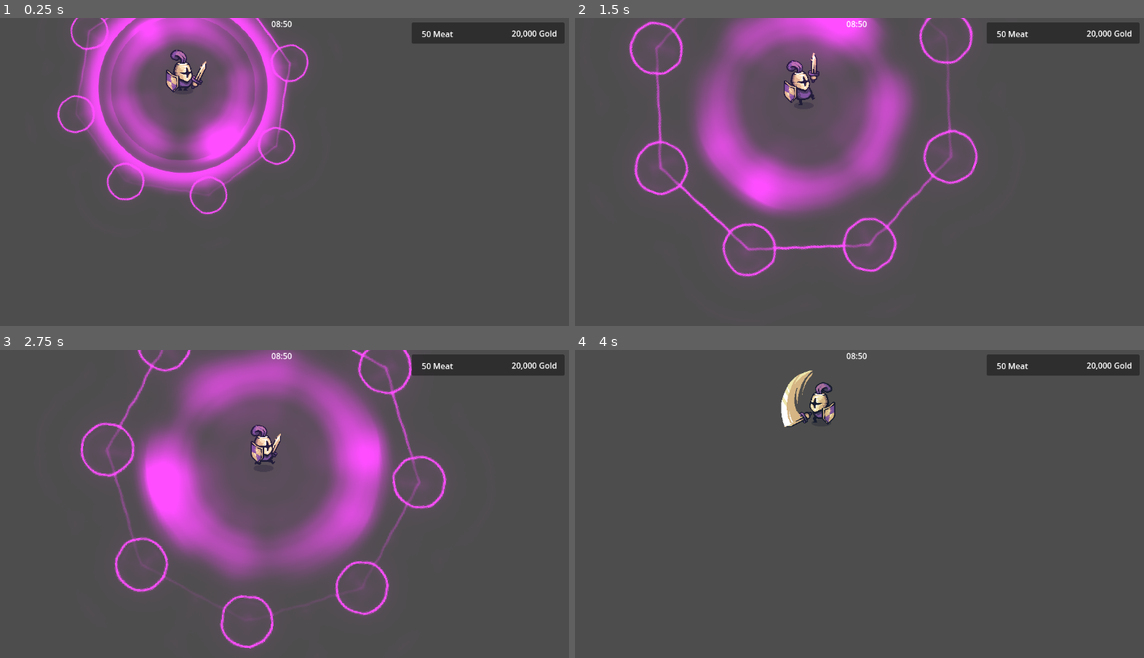
Above: before the commit, frames 1-4 (two rows, left to right).
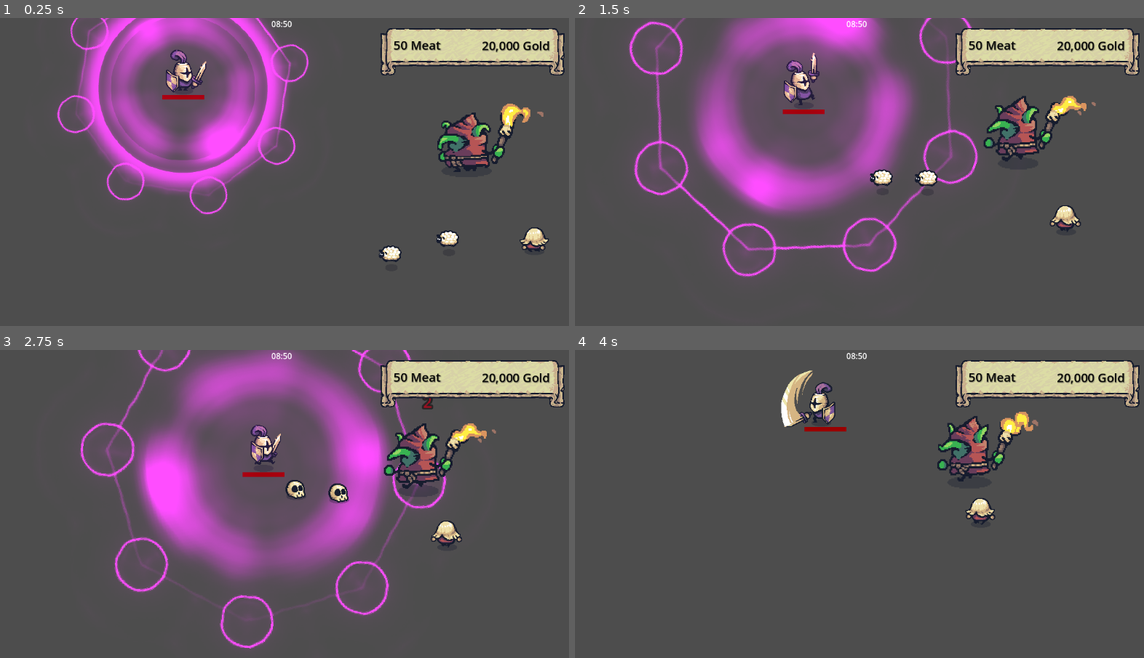
Above: after the commit, the same moments.

Repository: eugeniodomi/Bootcamp-Santander-DIO
Game: Godot game, scene res://test_scenes/test_ui.tscn
Two runs of this game, one before a commit and one after it. Both use one fixed random seed, a clock stepped at 60 frames per second and the inputs below. The project has no main scene, so this scene is started directly.
Inputs (mouse positions are in pixels of both pictures, inside the frame that each line leads up to):
- Up to frame 1 (0.25 s): no input
- Up to frame 2 (1.5 s): move the mouse to (984, 165) at 0.52 s; hold D (move_right) 0.53-1.28 s; click (984, 165) at 0.6 s; move the mouse to (740, 196) at 1.27 s; hold S (move_down) from 1.28 s (still down); click (740, 196) at 1.35 s
- Up to frame 3 (2.75 s): move the mouse to (341, 442) at 2.02 s; release S (move_down) at 2.03 s; hold D (move_right) from 2.03 s (still down); click (341, 442) at 2.1 s
- Up to frame 4 (4 s): move the mouse to (825, 577) at 2.77 s; release D (move_right) at 2.78 s; hold W (move_up) 2.78-3.53 s; click (825, 577) at 2.85 s; move the mouse to (1030, 562) at 3.52 s; hold A (move_left) from 3.53 s (still down); click (1030, 562) at 3.6 s

The runs differ from the first frame. In frame 1, 6.9% of the frame differs, in the area x 28-100%, y 1-80%; in frame 2, 6.9%; in frame 3, 6.9%; in frame 4, 6.6%.

Commit message:
feature: damage_digit
Aparecer dano nos inimigos ao golpea-los com a espada

Diff:
--- a/enemies/enemy.gd
+++ b/enemies/enemy.gd
@@ -1,10 +1,14 @@
 class_name Enemy
 extends Node2D
 
-
 @export var health: int = 10
 @export var death_prefab: PackedScene
+var damage_digit_prefab: PackedScene
 
+@onready var damage_digit_marker = $DamageDigitMarker
+
+func _ready():
+	damage_digit_prefab = preload("res://misc/damage_digit.tscn") #damage digit, acessando cena
 
 
 func damage(amount: int) -> void:
@@ -20,6 +24,15 @@
 	tween.set_trans(Tween.TRANS_QUINT)
 	tween.tween_property(self, "modulate", Color.WHITE, 0.3)
 
+	#Criar DamageDigit
+	var damage_digit = damage_digit_prefab.instantiate()
+	damage_digit.value = amount
+	if damage_digit_marker:
+		damage_digit.global_position = damage_digit_marker.global_position
+	else:
+		damage_digit.global_position = global_position
+	get_parent().add_child(damage_digit)
+
 	# Processar morte
 	if health <= 0:
 		die()
--- a/enemies/goblin.tscn
+++ b/enemies/goblin.tscn
@@ -79,3 +79,6 @@
 [node name="Follow_Player" type="Node" parent="."]
 script = ExtResource("4_pr4rh")
 speed = 0.4
+
+[node name="DamageDigitMarker" type="Marker2D" parent="."]
+position = Vector2(0, -73)
--- a/enemies/pawn.tscn
+++ b/enemies/pawn.tscn
@@ -78,3 +78,6 @@
 [node name="Follow_Player" type="Node" parent="."]
 script = ExtResource("1_6hpl5")
 speed = 0.75
+
+[node name="DamageDigitMarker" type="Marker2D" parent="."]
+position = Vector2(0, -38)
--- a/enemies/sheep.tscn
+++ b/enemies/sheep.tscn
@@ -79,3 +79,6 @@
 [node name="Follow_Player" type="Node" parent="."]
 script = ExtResource("4_xdlx7")
 speed = 1.8
+
+[node name="DamageDigitMarker" type="Marker2D" parent="."]
+position = Vector2(0, -15)
--- /dev/null
+++ b/misc/damage_digit.gd
@@ -0,0 +1,7 @@
+extends Node2D
+
+
+@export var value: int = 0
+
+func _ready():
+	%Label.text = str(value)
--- /dev/null
+++ b/misc/damage_digit.tscn
@@ -0,0 +1,142 @@
+[gd_scene load_steps=7 format=3 uid="uid://d0iimwhvpxljg"]
+
+[sub_resource type="GDScript" id="GDScript_i4xcp"]
+script/source = "extends Node2D
+
+
+@export var value: int = 0
+
+func _ready():
+	%Label.text = str(value)
+"
+
+[sub_resource type="SystemFont" id="SystemFont_xb407"]
+font_names = PackedStringArray("Palatino Linotype")
+font_weight = 999
+font_stretch = 175
+
+[sub_resource type="LabelSettings" id="LabelSettings_w2pgv"]
+font = SubResource("SystemFont_xb407")
+font_size = 26
+font_color = Color(1, 0, 0.117647, 1)
+outline_size = 11
+outline_color = Color(0, 0, 0, 1)
+
+[sub_resource type="Animation" id="Animation_2txn5"]
+length = 0.001
+tracks/0/type = "value"
+tracks/0/imported = false
+tracks/0/enabled = true
+tracks/0/path = NodePath("Node2D:position")
+tracks/0/interp = 1
+tracks/0/loop_wrap = true
+tracks/0/keys = {
+"times": PackedFloat32Array(0),
+"transitions": PackedFloat32Array(1),
+"update": 0,
+"values": [Vector2(0, 0)]
+}
+tracks/1/type = "value"
+tracks/1/imported = false
+tracks/1/enabled = true
+tracks/1/path = NodePath("Node2D:scale")
+tracks/1/interp = 1
+tracks/1/loop_wrap = true
+tracks/1/keys = {
+"times": PackedFloat32Array(0),
+"transitions": PackedFloat32Array(1),
+"update": 0,
+"values": [Vector2(1, 1)]
+}
+tracks/2/type = "value"
+tracks/2/imported = false
+tracks/2/enabled = true
+tracks/2/path = NodePath("Node2D:modulate")
+tracks/2/interp = 1
+tracks/2/loop_wrap = true
+tracks/2/keys = {
+"times": PackedFloat32Array(0),
+"transitions": PackedFloat32Array(1),
+"update": 0,
+"values": [Color(1, 1, 1, 1)]
+}
+
+[sub_resource type="Animation" id="Animation_ndjvu"]
+resource_name = "default"
+tracks/0/type = "value"
+tracks/0/imported = false
+tracks/0/enabled = true
+tracks/0/path = NodePath("Node2D:position")
+tracks/0/interp = 1
+tracks/0/loop_wrap = true
+tracks/0/keys = {
+"times": PackedFloat32Array(0, 1),
+"transitions": PackedFloat32Array(0.105112, 1),
+"update": 0,
+"values": [Vector2(0, 15), Vector2(0, -15)]
+}
+tracks/1/type = "value"
+tracks/1/imported = false
+tracks/1/enabled = true
+tracks/1/path = NodePath("Node2D:scale")
+tracks/1/interp = 1
+tracks/1/loop_wrap = true
+tracks/1/keys = {
+"times": PackedFloat32Array(0, 1),
+"transitions": PackedFloat32Array(1, 0.225313),
+"update": 0,
+"values": [Vector2(1, 1), Vector2(1.5, 1.5)]
+}
+tracks/2/type = "value"
+tracks/2/imported = false
+tracks/2/enabled = true
+tracks/2/path = NodePath("Node2D:modulate")
+tracks/2/interp = 1
+tracks/2/loop_wrap = true
+tracks/2/keys = {
+"times": PackedFloat32Array(0, 1),
+"transitions": PackedFloat32Array(1, 3.4822),
+"update": 0,
+"values": [Color(1, 1, 1, 1), Color(1, 1, 1, 0)]
+}
+tracks/3/type = "method"
+tracks/3/imported = false
+tracks/3/enabled = true
+tracks/3/path = NodePath(".")
+tracks/3/interp = 1
+tracks/3/loop_wrap = true
+tracks/3/keys = {
+"times": PackedFloat32Array(1),
+"transitions": PackedFloat32Array(1),
+"values": [{
+"args": [],
+"method": &"queue_free"
+}]
+}
+
+[sub_resource type="AnimationLibrary" id="AnimationLibrary_s8ldp"]
+_data = {
+"RESET": SubResource("Animation_2txn5"),
+"default": SubResource("Animation_ndjvu")
+}
+
+[node name="DamageDigit" type="Node2D"]
+script = SubResource("GDScript_i4xcp")
+
+[node name="Node2D" type="Node2D" parent="."]
+
+[node name="Label" type="Label" parent="Node2D"]
+unique_name_in_owner = true
+offset_left = -45.0
+offset_top = -34.0
+offset_right = 46.0
+text = "999"
+label_settings = SubResource("LabelSettings_w2pgv")
+horizontal_alignment = 1
+vertical_alignment = 1
+
+[node name="AnimationPlayer" type="AnimationPlayer" parent="."]
+libraries = {
+"": SubResource("AnimationLibrary_s8ldp")
+}
+autoplay = "default"
--- a/misc/ritual.tscn
+++ b/misc/ritual.tscn
@@ -4,6 +4,69 @@
 [ext_resource type="Texture2D" uid="uid://sfracdrpgn5f" path="res://addons/kenney_particle-pack/circle_03.png" id="1_xmg4p"]
 [ext_resource type="Texture2D" uid="uid://bxntov1oibksd" path="res://addons/kenney_particle-pack/light_02.png" id="2_qn5e3"]
 [ext_resource type="Texture2D" uid="uid://cnxjynldku0wq" path="res://addons/kenney_particle-pack/magic_02.png" id="3_3x617"]
+
+[sub_resource type="Animation" id="Animation_7b6a0"]
+length = 0.001
+tracks/0/type = "value"
+tracks/0/imported = false
+tracks/0/enabled = true
+tracks/0/path = NodePath("Images/Magic02:rotation")
+tracks/0/interp = 1
+tracks/0/loop_wrap = true
+tracks/0/keys = {
+"times": PackedFloat32Array(0),
+"transitions": PackedFloat32Array(1),
+"update": 0,
+"values": [0.0]
+}
+tracks/1/type = "value"
+tracks/1/imported = false
+tracks/1/enabled = true
+tracks/1/path = NodePath("Images:scale")
+tracks/1/interp = 1
+tracks/1/loop_wrap = true
+tracks/1/keys = {
+"times": PackedFloat32Array(0),
+"transitions": PackedFloat32Array(1),
+"update": 0,
+"values": [Vector2(1, 1)]
+}
+tracks/2/type = "value"
+tracks/2/imported = false
+tracks/2/enabled = true
+tracks/2/path = NodePath("Images/Circle03:modulate")
+tracks/2/interp = 1
+tracks/2/loop_wrap = true
+tracks/2/keys = {
+"times": PackedFloat32Array(0),
+"transitions": PackedFloat32Array(1),
+"update": 0,
+"values": [Color(1, 1, 1, 1)]
+}
+tracks/3/type = "value"
+tracks/3/imported = false
+tracks/3/enabled = true
+tracks/3/path = NodePath("Images/Light02:rotation")
+tracks/3/interp = 1
+tracks/3/loop_wrap = true
+tracks/3/keys = {
+"times": PackedFloat32Array(0),
+"transitions": PackedFloat32Array(1),
+"update": 0,
+"values": [0.0]
+}
+tracks/4/type = "value"
+tracks/4/imported = false
+tracks/4/enabled = true
+tracks/4/path = NodePath("Images/Light02:scale")
+tracks/4/interp = 1
+tracks/4/loop_wrap = true
+tracks/4/keys = {
+"times": PackedFloat32Array(0),
+"transitions": PackedFloat32Array(1),
+"update": 0,
+"values": [Vector2(0.582177, 0.579585)]
+}
 
 [sub_resource type="Animation" id="Animation_3lu63"]
 resource_name = "default"
@@ -109,69 +172,6 @@
 }]
 }
 
-[sub_resource type="Animation" id="Animation_7b6a0"]
-length = 0.001
-tracks/0/type = "value"
-tracks/0/imported = false
-tracks/0/enabled = true
-tracks/0/path = NodePath("Images/Magic02:rotation")
-tracks/0/interp = 1
-tracks/0/loop_wrap = true
-tracks/0/keys = {
-"times": PackedFloat32Array(0),
-"transitions": PackedFloat32Array(1),
-"update": 0,
-"values": [0.0]
-}
-tracks/1/type = "value"
-tracks/1/imported = false
-tracks/1/enabled = true
-tracks/1/path = NodePath("Images:scale")
-tracks/1/interp = 1
-tracks/1/loop_wrap = true
-tracks/1/keys = {
-"times": PackedFloat32Array(0),
-"transitions": PackedFloat32Array(1),
-"update": 0,
-"values": [Vector2(1, 1)]
-}
-tracks/2/type = "value"
-tracks/2/imported = false
-tracks/2/enabled = true
-tracks/2/path = NodePath("Images/Circle03:modulate")
-tracks/2/interp = 1
-tracks/2/loop_wrap = true
-tracks/2/keys = {
-"times": PackedFloat32Array(0),
-"transitions": PackedFloat32Array(1),
-"update": 0,
-"values": [Color(1, 1, 1, 1)]
-}
-tracks/3/type = "value"
-tracks/3/imported = false
-tracks/3/enabled = true
-tracks/3/path = NodePath("Images/Light02:rotation")
-tracks/3/interp = 1
-tracks/3/loop_wrap = true
-tracks/3/keys = {
-"times": PackedFloat32Array(0),
-"transitions": PackedFloat32Array(1),
-"update": 0,
-"values": [0.0]
-}
-tracks/4/type = "value"
-tracks/4/imported = false
-tracks/4/enabled = true
-tracks/4/path = NodePath("Images/Light02:scale")
-tracks/4/interp = 1
-tracks/4/loop_wrap = true
-tracks/4/keys = {
-"times": PackedFloat32Array(0),
-"transitions": PackedFloat32Array(1),
-"update": 0,
-"values": [Vector2(0.582177, 0.579585)]
-}
-
 [sub_resource type="AnimationLibrary" id="AnimationLibrary_08t0s"]
 _data = {
 "RESET": SubResource("Animation_7b6a0"),
--- a/player/player.gd
+++ b/player/player.gd
@@ -27,6 +27,7 @@
 @onready var animation_player: AnimationPlayer = $AnimationPlayer #filho do animation player
 @onready var sword_area: Area2D = $SwordArea
 @onready var hitbox_area: Area2D = $HitboxArea
+@onready var health_progress_bar: ProgressBar = $HealthProgressBar
 
 var input_vector: Vector2 = Vector2(0, 0)
 var is_running: bool = false #checkbox do space, se era sim vira nao, se nao vira sim
@@ -60,6 +61,11 @@
 
 	# Ritual
 	update_ritual(delta)
+
+	# Atualizar health bar
+	health_progress_bar.max_value = max_health
+	health_progress_bar.value = health
+
 
 
 #troca animacao do player (depreceated)
--- a/player/player.tscn
+++ b/player/player.tscn
@@ -256,6 +256,12 @@
 [sub_resource type="CircleShape2D" id="CircleShape2D_xhbi8"]
 radius = 50.5668
 
+[sub_resource type="StyleBoxFlat" id="StyleBoxFlat_rycmc"]
+bg_color = Color(0, 0, 0, 1)
+
+[sub_resource type="StyleBoxFlat" id="StyleBoxFlat_pvs6d"]
+bg_color = Color(0.6, 0, 0, 1)
+
 [node name="Player" type="CharacterBody2D" groups=["player"]]
 motion_mode = 1
 script = ExtResource("1_rbol3")
@@ -295,3 +301,14 @@
 position = Vector2(0, -25)
 shape = SubResource("CircleShape2D_xhbi8")
 debug_color = Color(0.847059, 0.360784, 0.298039, 0)
+
+[node name="HealthProgressBar" type="ProgressBar" parent="."]
+offset_left = -41.0
+offset_top = 13.0
+offset_right = 42.0
+offset_bottom = 22.0
+theme_override_styles/background = SubResource("StyleBoxFlat_rycmc")
+theme_override_styles/fill = SubResource("StyleBoxFlat_pvs6d")
+value = 26.0
+rounded = true
+show_percentage = false
--- a/test_scenes/test_ui.tscn
+++ b/test_scenes/test_ui.tscn
@@ -1,6 +1,26 @@
-[gd_scene load_steps=2 format=3 uid="uid://cvbaafh7c0h5d"]
+[gd_scene load_steps=8 format=3 uid="uid://cvbaafh7c0h5d"]
 
 [ext_resource type="PackedScene" uid="uid://b78se0ny42bum" path="res://player/player.tscn" id="1_u2hpv"]
+[ext_resource type="Texture2D" uid="uid://b1ls1yhn3jvgc" path="res://addons/Tiny Swords/UI/Banners/Banner_Horizontal.png" id="2_pads4"]
+[ext_resource type="PackedScene" uid="uid://bqvclai281n3a" path="res://enemies/sheep.tscn" id="3_ehln2"]
+[ext_resource type="PackedScene" uid="uid://r6yquxmwbrq5" path="res://enemies/goblin.tscn" id="4_87d6p"]
+[ext_resource type="PackedScene" uid="uid://csd302cyr1w2j" path="res://enemies/pawn.tscn" id="5_nw7fp"]
+
+[sub_resource type="StyleBoxTexture" id="StyleBoxTexture_dgc75"]
+texture = ExtResource("2_pads4")
+texture_margin_left = 32.0
+texture_margin_top = 16.0
+texture_margin_right = 32.0
+texture_margin_bottom = 48.0
+axis_stretch_horizontal = 2
+axis_stretch_vertical = 2
+region_rect = Rect2(32, 48, 128, 128)
+
+[sub_resource type="LabelSettings" id="LabelSettings_3jyh4"]
+font_size = 24
+font_color = Color(0.0156863, 0.0156863, 0.0156863, 1)
+shadow_size = 4
+shadow_color = Color(0.215686, 0.215686, 0.215686, 0.235294)
 
 [node name="TestUi" type="Node2D"]
 
@@ -22,44 +42,59 @@
 horizontal_alignment = 1
 vertical_alignment = 1
 
-[node name="Panel" type="Panel" parent="CanvasLayer"]
+[node name="Panel2" type="Panel" parent="CanvasLayer"]
 anchors_preset = 1
 anchor_left = 1.0
 anchor_right = 1.0
-offset_left = -319.0
-offset_top = 9.0
-offset_right = -16.0
-offset_bottom = 51.0
+offset_left = -382.0
+offset_top = 20.0
+offset_right = -15.0
+offset_bottom = 120.0
 grow_horizontal = 0
+theme_override_styles/panel = SubResource("StyleBoxTexture_dgc75")
 
-[node name="GoldLabel" type="Label" parent="CanvasLayer/Panel"]
+[node name="GoldLabel" type="Label" parent="CanvasLayer/Panel2"]
 layout_mode = 1
 anchors_preset = 8
 anchor_left = 0.5
 anchor_top = 0.5
 anchor_right = 0.5
 anchor_bottom = 0.5
-offset_left = 46.5
-offset_top = -11.0
-offset_right = 136.5
-offset_bottom = 12.0
+offset_left = 18.5
+offset_top = -32.0
+offset_right = 154.5
+offset_bottom = 2.0
 grow_horizontal = 2
 grow_vertical = 2
 text = "20,000 Gold
 "
+label_settings = SubResource("LabelSettings_3jyh4")
 
-[node name="MeatLabel" type="Label" parent="CanvasLayer/Panel"]
+[node name="MeatLabel" type="Label" parent="CanvasLayer/Panel2"]
 layout_mode = 1
 anchors_preset = 8
 anchor_left = 0.5
 anchor_top = 0.5
 anchor_right = 0.5
 anchor_bottom = 0.5
-offset_left = -131.5
-offset_top = -10.0
-offset_right = -41.5
-offset_bottom = 13.0
+offset_left = -156.5
+offset_top = -33.0
+offset_right = -63.5
+offset_bottom = 1.0
 grow_horizontal = 2
 grow_vertical = 2
 text = "50 Meat
 "
+label_settings = SubResource("LabelSettings_3jyh4")
+
+[node name="Sheep" parent="." instance=ExtResource("3_ehln2")]
+position = Vector2(944, 464)
+
+[node name="Goblin" parent="." instance=ExtResource("4_87d6p")]
+position = Vector2(952, 307)
+
+[node name="Sheep2" parent="." instance=ExtResource("3_ehln2")]
+position = Vector2(826, 500)
+
+[node name="Pawn" parent="." instance=ExtResource("5_nw7fp")]
+position = Vector2(1093, 448)
Not shown: 1 places in player/player.tscn that only renumber resources
